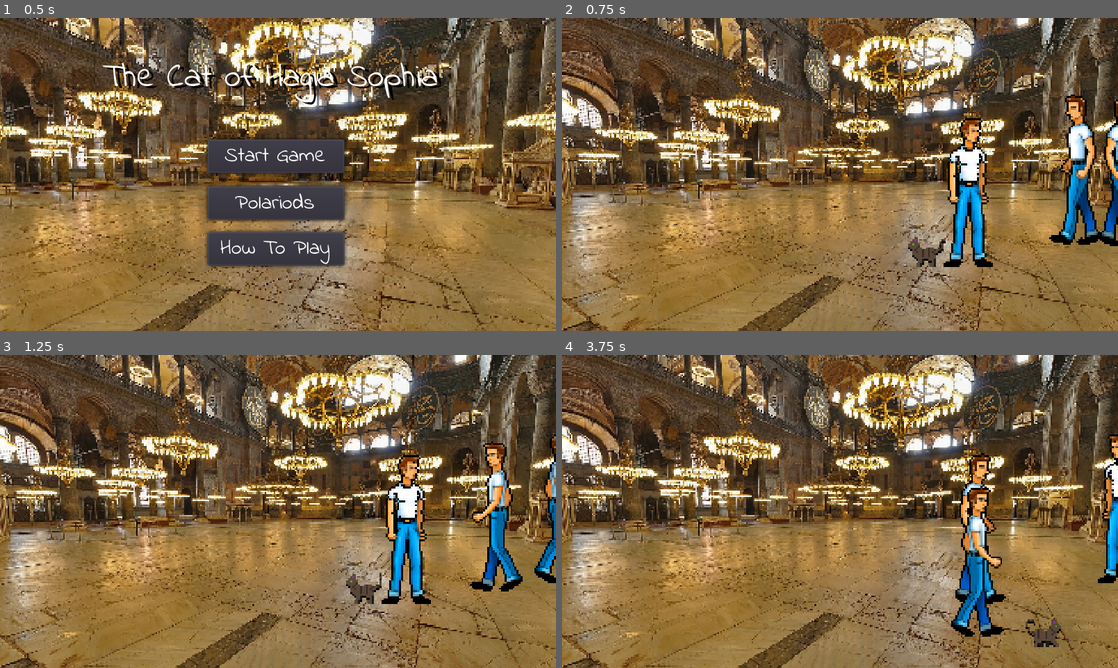
Above: before the commit, frames 1-4 (two rows, left to right).
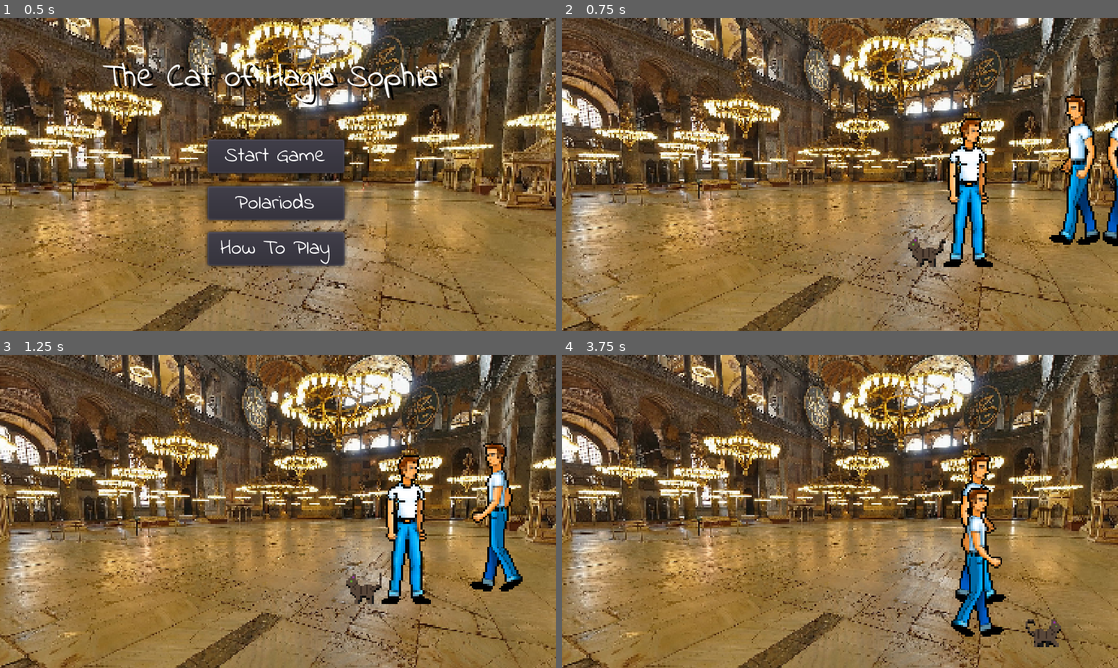
Above: after the commit, the same moments.

Repository: Frozander/BAUGamejam2021
Game: Godot game, scene res://Scenes/TitleScreen.tscn
The game is run twice, just before and just after one commit, with the same random seed, the same clock (stepped at 60 frames per second) and the same inputs. Sound files missing from this copy of the repository are replaced by a short silence.
Inputs:
- Up to frame 1 (0.5 s): no input
- Up to frame 2 (0.75 s): click "Start Game" at 0.5 s
- Up to frame 3 (1.25 s): no input
- Up to frame 4 (3.75 s): hold Right (ui_right) 1.28-2.03 s; tap Space (ui_select) at 1.52, 2.27 s; hold Down (ui_down) 2.03-2.78 s; hold Right (ui_right) 2.78-3.53 s; hold Up (ui_up) from 3.53 s (still down)

Frame 1 is identical in both runs. In frame 2, 0.6% of the frame differs, in the area x 96-100%, y 26-73%; in frame 3, 0.7%; in frame 4, 1.0%, in the area x 96-100%, y 25-73%.

Commit message:
gap for people that stuck to not show

Diff:
--- a/Scenes/Game.gd
+++ b/Scenes/Game.gd
@@ -4,7 +4,7 @@
 const ZONE_Y = 40
 const PERSON_COUNT = 4
 
-const PART_CHANGE_X_GAP = 30
+const PART_CHANGE_X_GAP = 70
 
 var rng = RandomNumberGenerator.new()
 
@@ -42,9 +42,9 @@
 
 func change_part (part):
 	if current_part < part:
-		$Cat.position.x = 0 + PART_CHANGE_X_GAP
+		$Cat.position.x = 0
 	elif current_part > part:
-		$Cat.position.x = (2 * ZONE_X) - (2.5 * PART_CHANGE_X_GAP)
+		$Cat.position.x = (2 * ZONE_X) - (PART_CHANGE_X_GAP)
 
 	for p in len(people[current_part]):
 			$MoveZone.remove_child(people[current_part][p])
--- a/Scenes/Game.tscn
+++ b/Scenes/Game.tscn
@@ -34,7 +34,7 @@
 shape = SubResource( 1 )
 
 [node name="RightExclusion" type="Area2D" parent="."]
-position = Vector2( 447.857, 188.541 )
+position = Vector2( 469.046, 196.487 )
 __meta__ = {
 "_edit_group_": true
 }
@@ -43,7 +43,7 @@
 shape = SubResource( 2 )
 
 [node name="LeftExclusion" type="Area2D" parent="."]
-position = Vector2( -20.3568, 189.249 )
+position = Vector2( -34.1298, 195.605 )
 __meta__ = {
 "_edit_group_": true
 }
@@ -52,12 +52,18 @@
 shape = SubResource( 2 )
 
 [node name="TopExclusion" type="Area2D" parent="."]
+__meta__ = {
+"_edit_group_": true
+}
 
 [node name="CollisionShape2D" type="CollisionShape2D" parent="TopExclusion"]
 position = Vector2( 221.957, 146.736 )
 shape = SubResource( 3 )
 
 [node name="BottomExclusion" type="Area2D" parent="."]
+__meta__ = {
+"_edit_group_": true
+}
 
 [node name="CollisionShape2D" type="CollisionShape2D" parent="BottomExclusion"]
 position = Vector2( 223.017, 248.974 )
